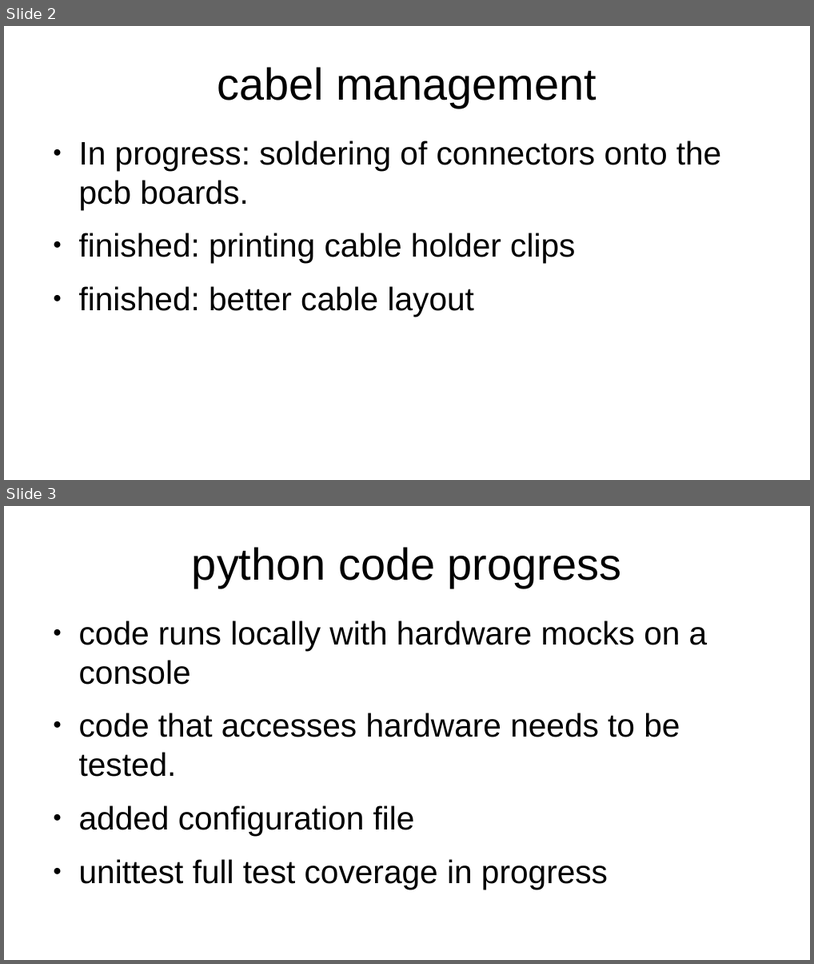
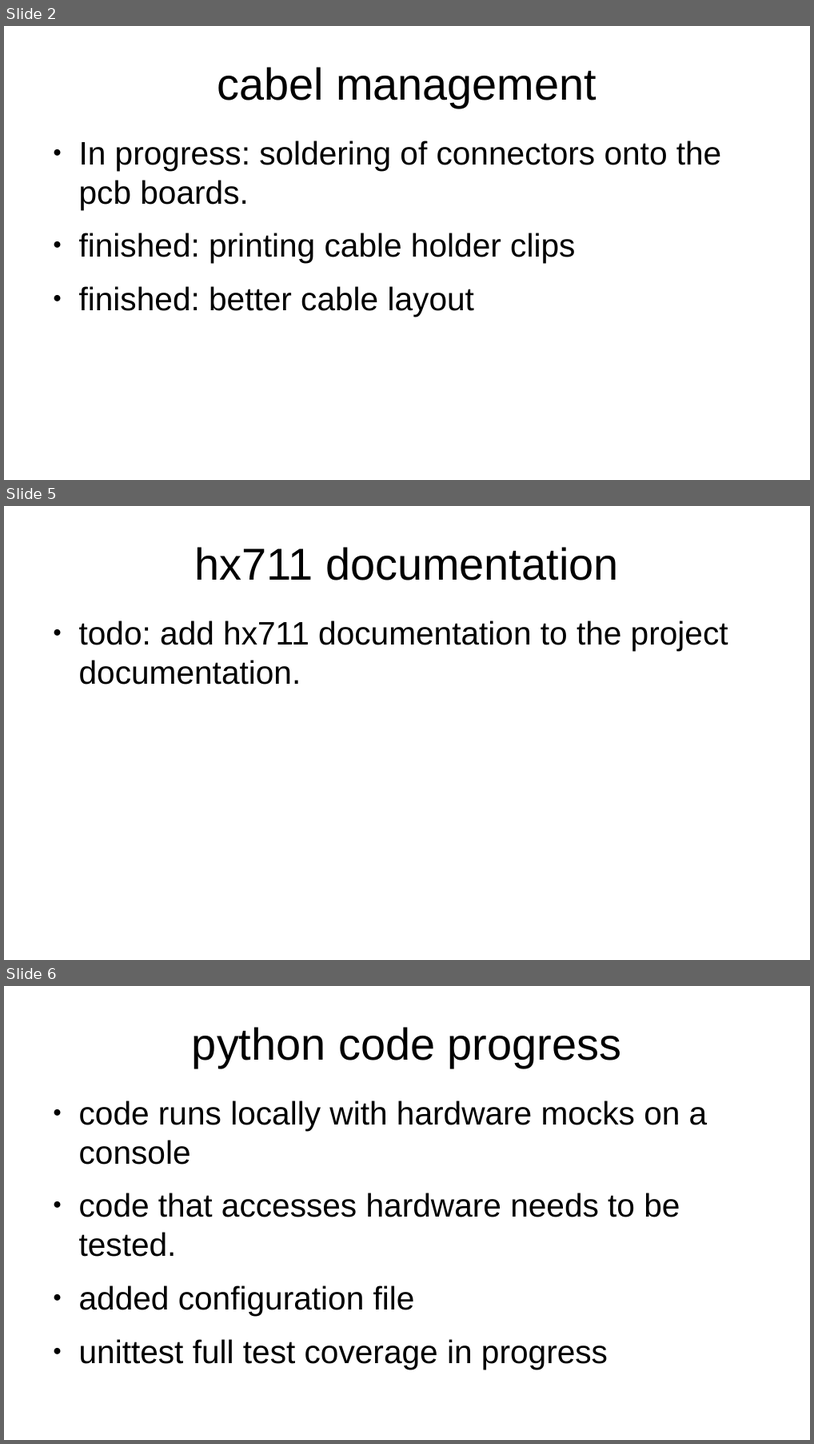
Before and after one commit to ES-EDU-SIEGMA/Documentation, a slide deck: weekly_presentations_2023/presentation_week23.odp. Shown one above the other, each under a label of ours: slides 2 and 3 before the commit, slides 2, 5 and 6 after it; the slides between them are not shown. The pictures are 814x964 and 814x1444 pixels, drawn with LibreOffice and Linux fonts; fonts in the diff are those of the drawing. Boxes give left, top, right and bottom in pixels: in the first picture for what was removed or moved away, otherwise in the second. Text is boxed around its words. In the diff, an @@ line names an element or a change of style, - is before the commit and + after.

```diff
--- a/weekly_presentations_2023/presentation_week23.odp
+++ b/weekly_presentations_2023/presentation_week23.odp
@@ slide 5 added at box(4, 506, 810, 960), background #FFFFFF @@
@@ title added at box(195, 547, 618, 580), 44 pt, text #000000 @@
+hx711 documentation
@@ text added at box(79, 620, 729, 684), 32 pt, text #000000 @@
+● todo: add hx711 documentation to the project documentation.
@@ what was slide 3 is now slide 6 @@
```
Also in this commit, not shown: 1 slide changed, 2 other slides added.
